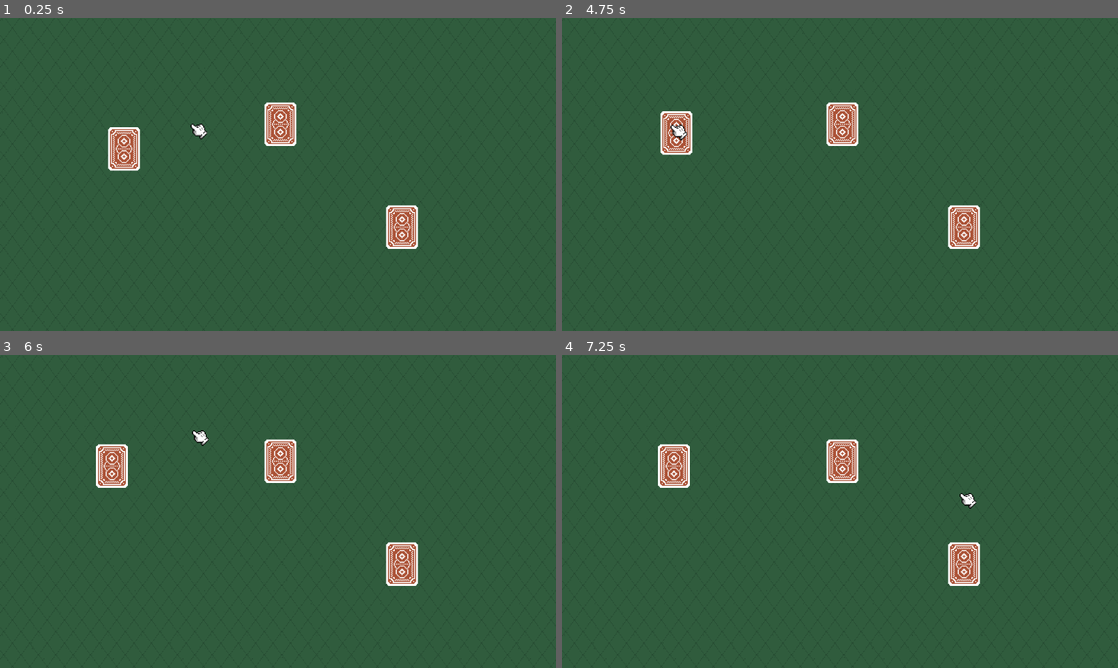
Above: before the commit, frames 1-4 (two rows, left to right).
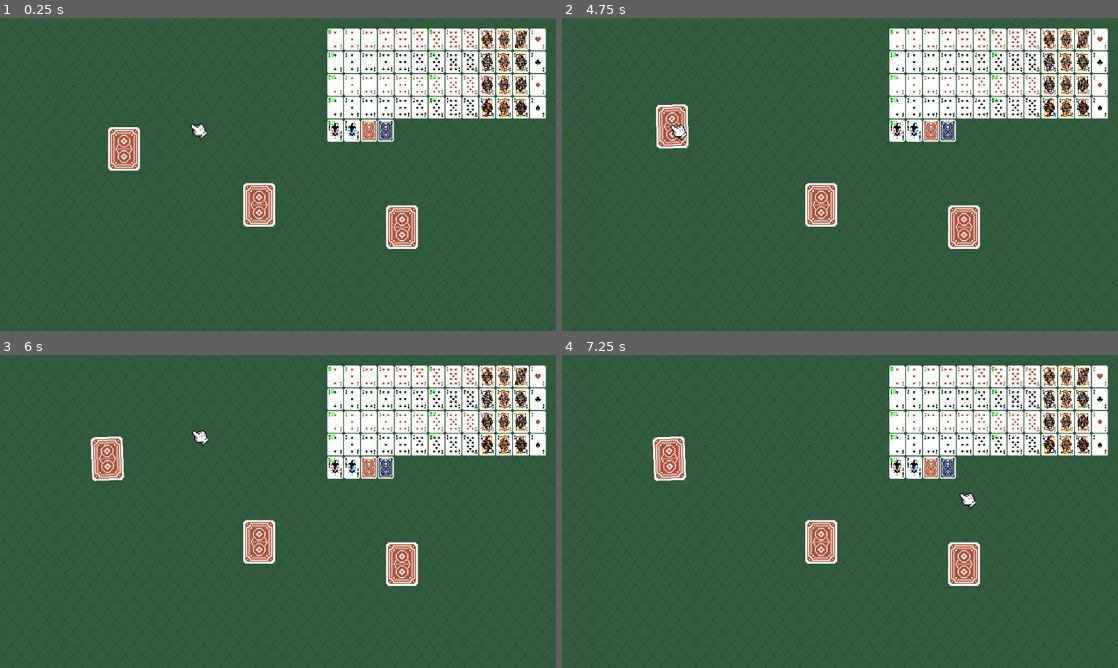
Above: after the commit, the same moments.

Repository: BGuerrero825/cardclub
Game: Godot game, scene res://main.tscn
Same seed, same stepped clock (60 frames per second), same inputs: the game is played once before the commit and once after it.
Inputs (mouse positions are in pixels of both pictures, inside the frame that each line leads up to):
- Up to frame 1 (0.25 s): no input
- Up to frame 2 (4.75 s): tap Enter at 0.5, 2, 3.5 s; move the mouse to (962, 158) at 0.52 s; click (962, 158) at 0.6 s; tap F (flip, bound only after the commit) at 0.8, 1.35, 2.3, 2.85, 3.8, 4.35 s; tap Space at 1.25, 2.75, 4.25 s; move the mouse to (728, 190) at 1.27 s; click (728, 190) at 1.55 s; move the mouse to (895, 105) at 2.02 s; click (895, 105) at 2.1 s; move the mouse to (812, 237) at 2.77 s; click (812, 237) at 3.05 s; move the mouse to (1006, 221) at 3.52 s; click (1006, 221) at 3.6 s; move the mouse to (673, 127) at 4.27 s; click (673, 127) at 4.55 s
- Up to frame 3 (6 s): move the mouse to (305, 511) at 5.02 s; click (305, 511) at 5.1 s; tap F (flip, bound only after the commit) at 5.3, 5.85 s; move the mouse to (194, 433) at 5.77 s
- Up to frame 4 (7.25 s): click (756, 433) at 6.05 s; move the mouse to (962, 495) at 6.52 s; click (962, 495) at 6.6 s; tap F (flip, bound only after the commit) at 6.8 s

The runs differ from the first frame. In frame 1, 13% of the frame differs, in the area x 43-99%, y 3-67%; in frame 2, 14%; in frame 3, 14%, in the area x 16-99%, y 3-67%; in frame 4, 14%.

Commit message:
spin physics on throw; card type setting / parsing; flippable card

Diff:
--- a/card.gd
+++ b/card.gd
@@ -1,23 +1,106 @@
 extends CharacterBody2D
 
-var holder: Object = null
-var magnetism := 8.0
+@export var type := 'jo'
+
+var magnetism := 15.0
+var angular_velocity := 0.
+var angular_velocity_ratio := .001
 var friction := .15
 
-func _physics_process(_delta: float) -> void:
+var holder: Node2D = null
+var up := false
+var flipping := 0
+var flip_speed = .15
+
+@onready var up_frame := frame_from_type()
+@onready var animation := $Animation
+@onready var sprite := $Animation/Sprite2D
+
+func _physics_process(delta: float) -> void:
 	if holder:
 		velocity = lerp(Vector2.ZERO, holder.position - self.position, magnetism)
+		rotation = lerp(rotation, 0., .5)
 	else:
 		velocity = lerp(velocity, Vector2.ZERO, friction)
+		if velocity.length() < 1:
+			velocity = Vector2.ZERO
+		if not velocity.is_zero_approx():
+			print("velocity: ", velocity)
+			rotation += angular_velocity * delta
+			angular_velocity = lerp(angular_velocity, 0., friction)
+	if flipping == -1:
+		animation.scale.x = move_toward(animation.scale.x, 0., flip_speed)
+		print("scale: ", animation.scale.x)
+		if animation.scale.x < flip_speed:
+			print("hit zero")
+			flip_frame()
+			flipping = 1
+	if flipping == 1:
+		animation.scale.x = move_toward(animation.scale.x, 1., flip_speed)
+		if animation.scale.x > 1. - flip_speed:
+			animation.scale.x = 1
+			flipping = 0
+
 
 	self.move_and_slide()
 
 func pickup(new_holder: Object):
 	velocity = Vector2.ZERO
 	holder = new_holder
+	move_to_front()
 
 func drop():
 	holder = null
+	angular_velocity = velocity.length() * angular_velocity_ratio;
+	if velocity.x < 0:
+		angular_velocity *= -1
+
+func flip():
+	if flipping == 0:
+		flipping = -1
+
+func flip_frame():
+	if up:
+		sprite.frame = 54 # card back
+		up = false
+	else:
+		sprite.frame = up_frame
+		up = true
+
+
+
+func frame_from_type() -> int:
+	var sprite_frame = 0
+	if type == 'jo': return 52
+	if type == 'jj': return 53
+	match type[1]:
+		'h':
+			sprite_frame += 0
+		'c':
+			sprite_frame += 13
+		'd':
+			sprite_frame += 26
+		's':
+			sprite_frame += 39
+		'_':
+			return 52 # joker
+	match type[0]:
+		'2','3','4','5','6','7','8','9':
+			sprite_frame += int(type[0]) - 2
+		't':
+			sprite_frame += 8
+		'j':
+			sprite_frame += 9
+		'q':
+			sprite_frame += 10
+		'k':
+			sprite_frame += 11
+		'a':
+			sprite_frame += 12
+		'_':
+			return 52 # joker
+
+	return sprite_frame
 
 # signals callbacks
 func _on_rigid_body_2d_mouse_entered() -> void:
--- a/card.tscn
+++ b/card.tscn
@@ -11,7 +11,9 @@
 collision_mask = 4
 script = ExtResource("1_rjlel")
 
-[node name="Sprite2D" type="Sprite2D" parent="."]
+[node name="Animation" type="Node2D" parent="."]
+
+[node name="Sprite2D" type="Sprite2D" parent="Animation"]
 texture_filter = 1
 scale = Vector2(2, 2)
 texture = ExtResource("1_kikvd")
--- a/main.tscn
+++ b/main.tscn
@@ -1,9 +1,10 @@
-[gd_scene load_steps=8 format=3 uid="uid://dkyiahr4xu1kj"]
+[gd_scene load_steps=9 format=3 uid="uid://dkyiahr4xu1kj"]
 
 [ext_resource type="Script" uid="uid://h3gjb7u1pnh1" path="res://thumb.gd" id="1_1bvp3"]
 [ext_resource type="Texture2D" uid="uid://cpirdksltlf01" path="res://hand.png" id="1_ig7tw"]
 [ext_resource type="PackedScene" uid="uid://fjbj1b16d37h" path="res://card.tscn" id="3_h2yge"]
 [ext_resource type="Texture2D" uid="uid://ddj30pdl8qrm7" path="res://assets/table.png" id="4_1bvp3"]
+[ext_resource type="Texture2D" uid="uid://yoc56goo3buy" path="res://assets/Deck_guide.png" id="5_lquwl"]
 
 [sub_resource type="CircleShape2D" id="CircleShape2D_0xm2m"]
 radius = 8.0
@@ -73,9 +74,16 @@
 
 [node name="Card" parent="." instance=ExtResource("3_h2yge")]
 position = Vector2(257, 271.398)
+type = "as"
 
 [node name="Card2" parent="." instance=ExtResource("3_h2yge")]
-position = Vector2(581, 219.943)
+position = Vector2(537, 387)
+type = "kh"
 
 [node name="Card3" parent="." instance=ExtResource("3_h2yge")]
 position = Vector2(833, 432.825)
+type = "7d"
+
+[node name="DeckGuide" type="Sprite2D" parent="."]
+position = Vector2(905, 139)
+texture = ExtResource("5_lquwl")
--- a/project.godot
+++ b/project.godot
@@ -17,7 +17,7 @@
 
 [display]
 
-window/stretch/mode="viewport"
+window/stretch/mode="canvas_items"
 window/stretch/scale_mode="integer"
 
 [importer_defaults]
@@ -49,6 +49,11 @@
 "events": [Object(InputEventMouseButton,"resource_local_to_scene":false,"resource_name":"","device":-1,"window_id":0,"a …(253 unchanged characters)…
 ]
 }
+flip={
+"deadzone": 0.2,
+"events": [Object(InputEventKey,"resource_local_to_scene":false,"resource_name":"","device":-1,"window_id":0,"alt_pressed":false,"shift_pressed":false,"ctrl_pressed":false,"meta_pressed":false,"pressed":false,"keycode":0,"physical_keycode":70,"key_label":0,"unicode":102,"location":0,"echo":false,"script":null)
+]
+}
 
 [layer_names]
 
--- a/thumb.gd
+++ b/thumb.gd
@@ -1,18 +1,22 @@
 extends Node2D
 
-var held: Node2D = null
+var holding: Node2D = null
 
 func _process(_delta: float) -> void:
 	self.position = get_global_mouse_position()
 	if Input.is_action_just_pressed('lmb'):
 		var overlaps = $Area2D.get_overlapping_bodies()
 		print("overlaps: ", overlaps)
-		if not overlaps.is_empty():
+		if not overlaps.is_empty() and "holder" in overlaps[0]:
 			var item = overlaps[0]
-			held = item
+			holding = item
 			item.pickup(self)
 
-	if Input.is_action_just_released('lmb') and held:
-		print("held: ", held)
-		held.drop()
-		held = null
+	if Input.is_action_just_released('lmb') and holding:
+		print("holding: ", holding)
+		holding.drop()
+		holding = null
+
+	if Input.is_action_just_released('flip') and holding:
+		print("flip: ", holding)
+		holding.flip()
